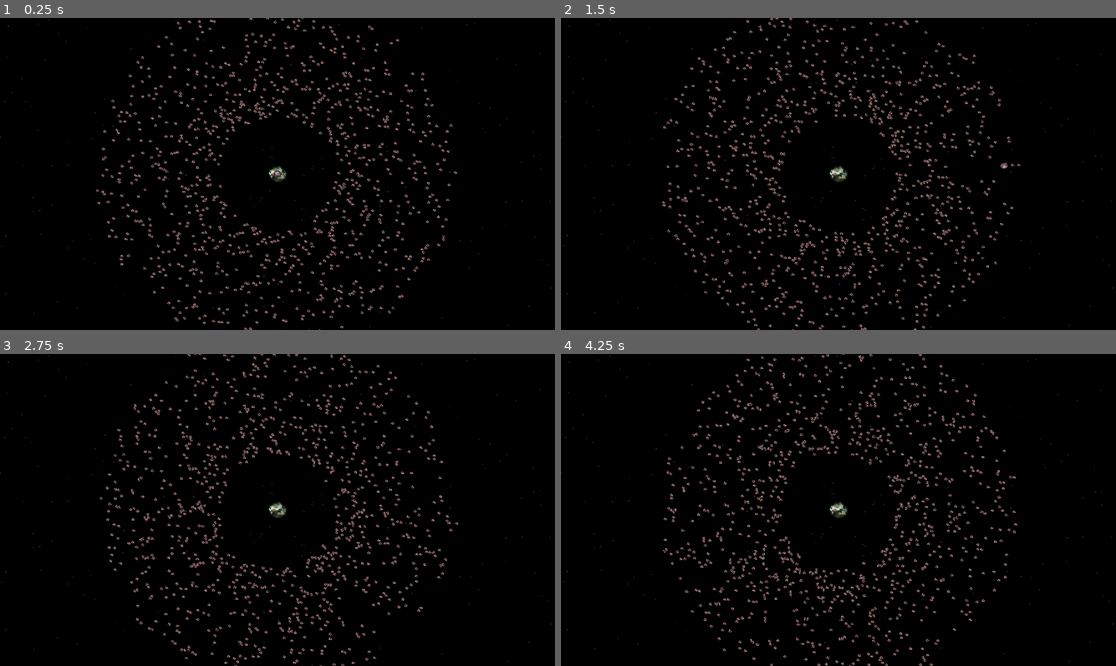
Above: before the commit, frames 1-4 (two rows, left to right).
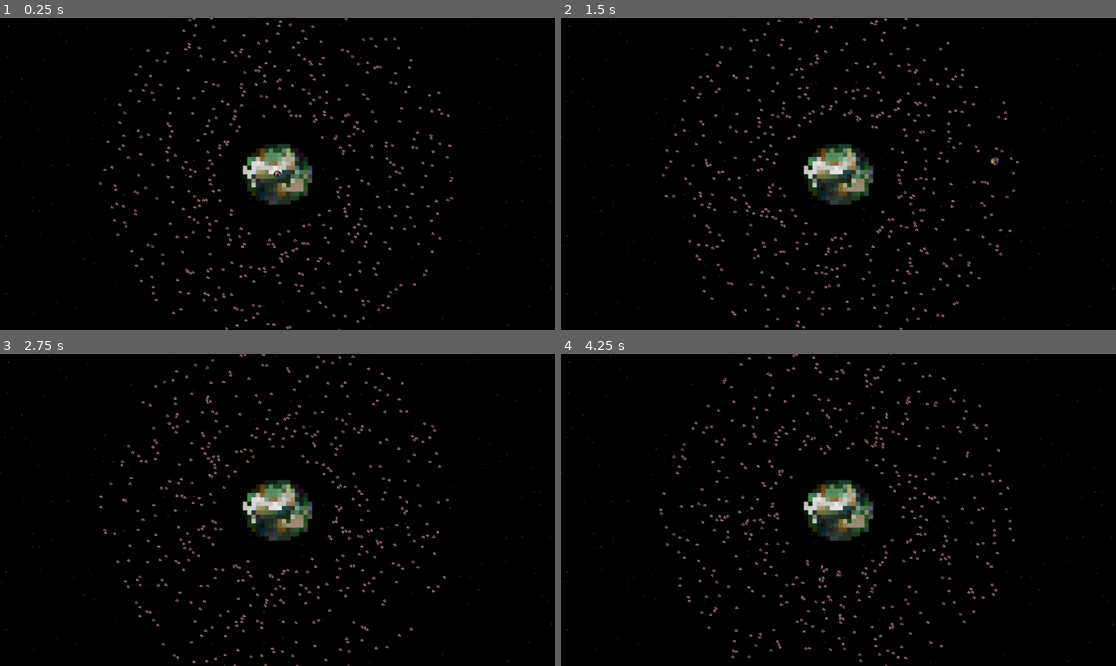
Above: after the commit, the same moments.

Repository: rkmoon/project-space-balls
Game: Godot game, scene res://Scenes/test_scene.tscn
The game is run twice, just before and just after one commit, with the same random seed, the same clock (stepped at 60 frames per second) and the same inputs. The project has no main scene, so this scene is started directly.
Inputs (mouse positions are in pixels of both pictures, inside the frame that each line leads up to):
- Up to frame 1 (0.25 s): no input
- Up to frame 2 (1.5 s): move the mouse to (960, 158) at 0.52 s; press the mouse at (960, 158) at 0.53 s; move the mouse to (727, 189) at 1.27 s; release the mouse at (727, 189) at 1.28 s; click (727, 189) at 1.35 s
- Up to frame 3 (2.75 s): move the mouse to (333, 441) at 2.02 s; press the mouse at (333, 441) at 2.03 s
- Up to frame 4 (4.25 s): move the mouse to (810, 572) at 2.77 s; release the mouse at (810, 572) at 2.78 s; click (810, 572) at 2.85 s; move the mouse to (1005, 556) at 3.52 s; press the mouse at (1005, 556) at 3.53 s

The runs differ from the first frame. In frame 1, 8.0% of the frame differs, in the area x 17-83%, y 0-100%; in frame 2, 8.0%; in frame 3, 7.9%; in frame 4, 8.0%.

Commit message:
Added some sort of scaling

Diff:
--- a/Scenes/Gravity/gravity.tscn
+++ b/Scenes/Gravity/gravity.tscn
@@ -1,7 +1,7 @@
 [gd_scene load_steps=2 format=3 uid="uid://q2gs7l2sk2ih"]
 
 [sub_resource type="CircleShape2D" id="CircleShape2D_n14np"]
-radius = 263.321
+radius = 1347.12
 
 [node name="Gravity" type="Area2D"]
 gravity_space_override = 2
--- a/Scenes/Player/player_object.gd
+++ b/Scenes/Player/player_object.gd
@@ -4,6 +4,7 @@
 @export var color_gradient: Array[Color] = [Color(1, 1, 1, 0.5), Color(1, 0, 0, 0.5)]  # Default gradient from white to red
 @export var prediction_time: float = 10.0
 @export var step : float = 0.1
+@export var scale_factor = .1
 
 var click_position: Vector2 = Vector2.ZERO
 var is_dragging: bool = false
@@ -13,7 +14,10 @@
 var target_mass : float
 var absorbing_area : Area2D
 var children : Array = []
-
+var current_children_scale = Vector2(1,1)
+var initial_scales: Array[Vector2] = []
+var accumulated_scale_factor : float = 0.0
+var thread : Thread
 
 
 
@@ -22,11 +26,13 @@
 	connect("body_entered", _on_body_entered)
 	target_scale = scale
 	target_mass = mass
-	children = get_children()
+	children = children_utils.get_all_children(self)
 	for child in children:
 		if child is Area2D:
 			layer_utils.set_prelauch_layers(child)
+		initial_scales.append(child.scale)
 	layer_utils.set_prelauch_layers(self)
+	thread = Thread.new()
 
 
 
@@ -42,7 +48,6 @@
 			is_dragging = false
 			freeze = false
 			var release_position = event.position
-			print(release_position)
 			var direction = -(release_position - click_position).normalized()
 			var force = (release_position - click_position).length()
 			apply_central_impulse(direction * force * mass)
@@ -58,7 +63,6 @@
 		has_fired = false
 
 
-
 func _physics_process(delta: float) -> void:
 	if is_dragging:
 		update_trajectory()
@@ -67,10 +71,7 @@
 		update_trajectory()
 
 func _integrate_forces(state: PhysicsDirectBodyState2D) -> void:
-	scale = target_scale
-	if mass != target_mass:
-			print(linear_velocity)
-	#mass = target_mass
+	mass = target_mass
 
 
 func update_trajectory() -> void:
@@ -134,8 +135,19 @@
 
 func absorb_object(body: RigidBody2D) -> void:
 	var added_mass = body.mass
-	target_mass = body.mass + mass
-	var scale_factor = pow((added_mass/mass), 1./3.)
+	target_mass = added_mass + mass
 	body.queue_free()
-	target_scale += Vector2(1,1)
-	#print(body.name + ": absorbed. New Mass: " + str(mass) + " New Scale:" + str(target_scale))
+	accumulated_scale_factor += scale_factor
+	target_scale = (Vector2.ONE * accumulated_scale_factor)
+	print("Target Scale: ", target_scale)
+	set_scales()
+
+func set_scales():
+	for i in range(children.size()):
+		var tween = get_tree().create_tween()
+		var child = children[i]
+		print("Initial Scale[", i, "]: ", initial_scales[i])
+		var new_scale = initial_scales[i] + target_scale
+		tween.tween_property(child, "scale", new_scale, 0.01)
+		print("Child[", i, "] Scale: ", child.scale)
+	current_children_scale = target_scale
--- a/Scenes/Player/player_object.tscn
+++ b/Scenes/Player/player_object.tscn
@@ -1,17 +1,12 @@
-[gd_scene load_steps=6 format=3 uid="uid://b74s7svs8sht1"]
+[gd_scene load_steps=5 format=3 uid="uid://b74s7svs8sht1"]
 
 [ext_resource type="Script" path="res://Scenes/Player/player_object.gd" id="1_6y3og"]
 [ext_resource type="Texture2D" uid="uid://6ov0oyw3tycb" path="res://Art/CustomArt/Planets/planets.png" id="2_xmgbw"]
 
 [sub_resource type="CircleShape2D" id="CircleShape2D_shfy3"]
-radius = 4.0
-
-[sub_resource type="AtlasTexture" id="AtlasTexture_d7fra"]
-atlas = ExtResource("2_xmgbw")
-region = Rect2(243, 33, 120, 108)
+radius = 5.0
 
 [sub_resource type="CircleShape2D" id="CircleShape2D_vimak"]
-radius = 9.0
 
 [node name="OrbitingPlanet" type="RigidBody2D"]
 collision_layer = 2
@@ -27,7 +22,9 @@
 
 [node name="Sprite2D" type="Sprite2D" parent="."]
 scale = Vector2(0.1, 0.1)
-texture = SubResource("AtlasTexture_d7fra")
+texture = ExtResource("2_xmgbw")
+region_enabled = true
+region_rect = Rect2(441, 38, 109, 98)
 
 [node name="Area2D" type="Area2D" parent="."]
 collision_layer = 2
--- a/Scenes/test_scene.tscn
+++ b/Scenes/test_scene.tscn
@@ -19,7 +19,7 @@
 orbital_object_scene = ExtResource("6_c2i12")
 orbit_radius_min = 80.0
 orbit_radius_max = 250.0
-number_of_orbits = 1000
+number_of_orbits = 500
 
 [node name="Camera2D" type="Camera2D" parent="."]
 zoom = Vector2(1.5, 1.5)
@@ -35,16 +35,17 @@
 shape = SubResource("CircleShape2D_sp4ea")
 
 [node name="Sprite2D" type="Sprite2D" parent="MiddlePlanet"]
-scale = Vector2(0.25, 0.25)
 texture = SubResource("AtlasTexture_rejn7")
 
 [node name="Gravity" parent="MiddlePlanet" instance=ExtResource("4_npblm")]
 collision_mask = 3
 
 [node name="player_object" parent="." node_paths=PackedStringArray("gravity_node") instance=ExtResource("5_fykwb")]
+position = Vector2(318, 0)
 collision_layer = 4
 collision_mask = 0
 gravity_node = NodePath("../MiddlePlanet/Gravity")
+scale_factor = 0.005
 
 [node name="Background" type="Sprite2D" parent="."]
 texture = ExtResource("4_x23fc")
--- /dev/null
+++ b/Utils/children_utils.gd
@@ -0,0 +1,8 @@
+extends Node
+class_name children_utils
+
+static func get_all_children(in_node,arr:=[]):
+	arr.push_back(in_node)
+	for child in in_node.get_children():
+		arr = get_all_children(child,arr)
+	return arr
Not shown, added: addons/rigidbody_auto_scaler/RigidBodyAutoScaler.gd
Not shown, added: addons/rigidbody_auto_scaler/plugin.cfg
Not shown, added: addons/rigidbody_auto_scaler/plugin.gd
